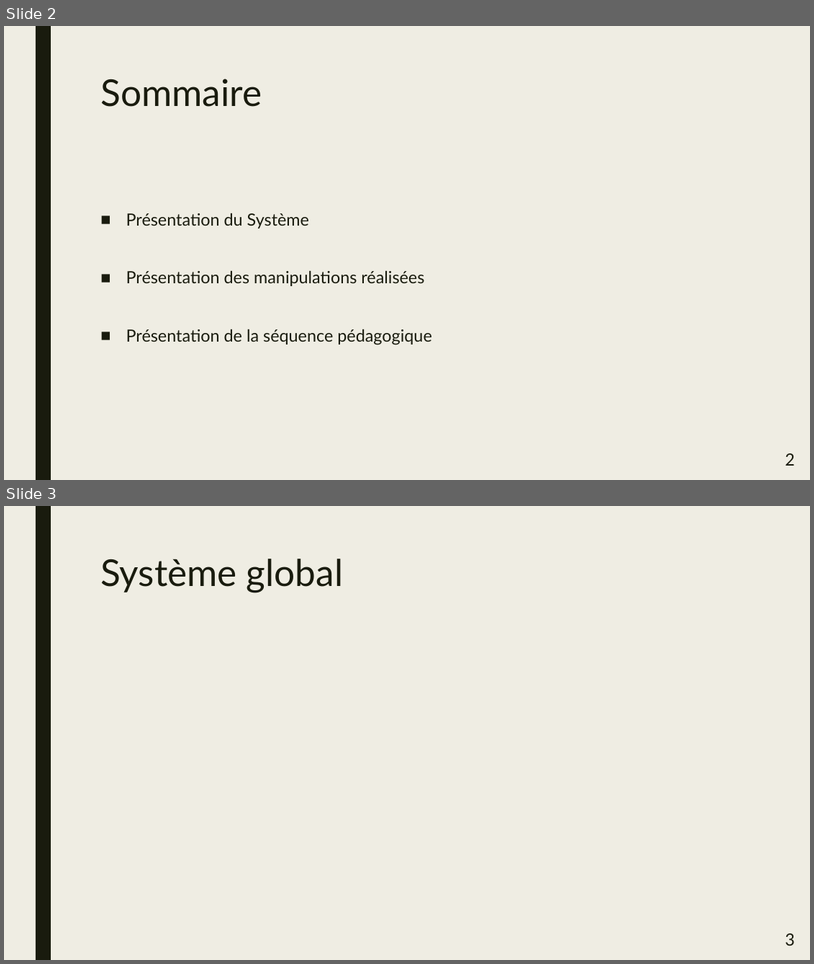
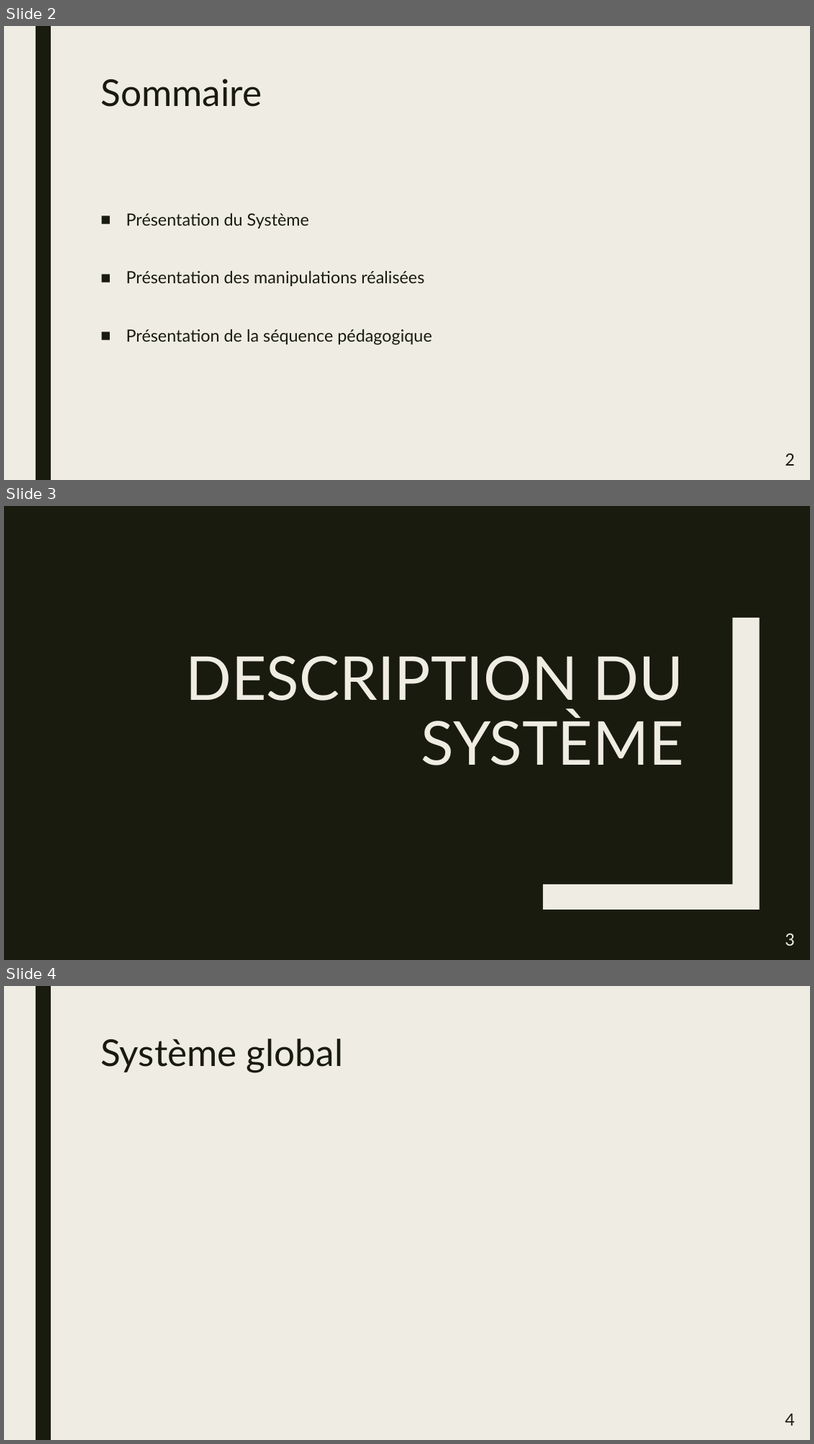
Before and after one commit to CyberJulien/Agreg_Meca, a slide deck: fichiers/presentation/PresSpe.pptx. Shown one above the other, each under a label of ours: slides 2 and 3 before the commit, slides 2, 3 and 4 after it. The pictures are 814x964 and 814x1444 pixels, drawn with LibreOffice and Linux fonts; fonts in the diff are those of the drawing. Boxes give left, top, right and bottom in pixels: in the first picture for what was removed or moved away, otherwise in the second. Text is boxed around its words. In the diff, an @@ line names an element or a change of style, - is before the commit and + after.

```diff
--- a/fichiers/presentation/PresSpe.pptx
+++ b/fichiers/presentation/PresSpe.pptx
@@ slide 3 added at (4, 506, 810, 960), background #191B0E @@
@@ freeform shape added at (543, 618, 760, 909), fill #EFEDE3 @@
@@ title added at (186, 656, 684, 765), 72 pt, text #EFEDE3 @@
+DESCRIPTION DU SYSTÈME
@@ page number added at (785, 933, 795, 945), 20 pt, text #EFEDE3 @@
+3
@@ what was slide 3 is now slide 4 @@
@@ page number at (785, 1413, 795, 1425): text changed @@
-3
+4
```
Also in this commit, not shown: 4 slides changed, 2 other slides added, 9 other files.
